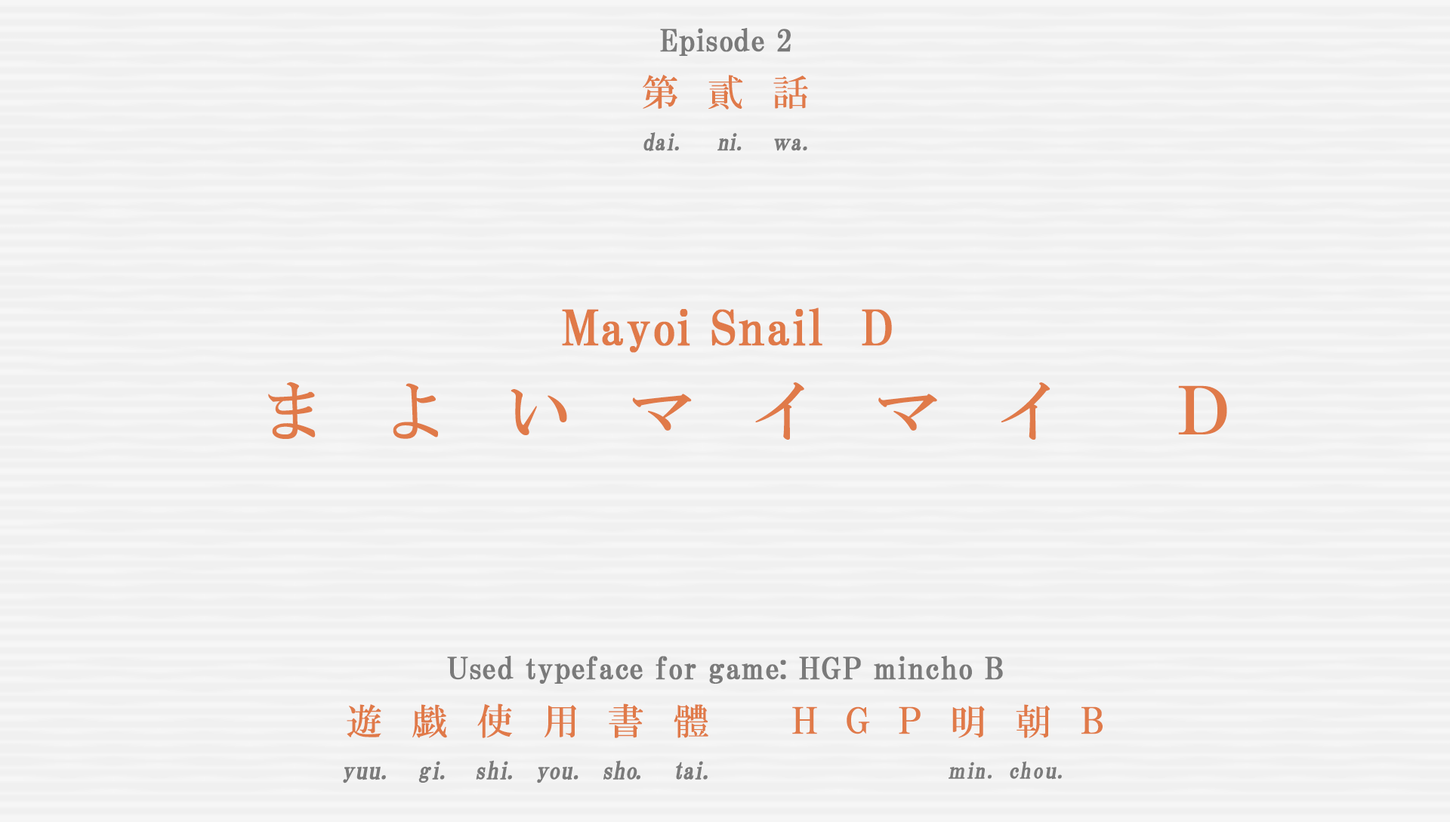
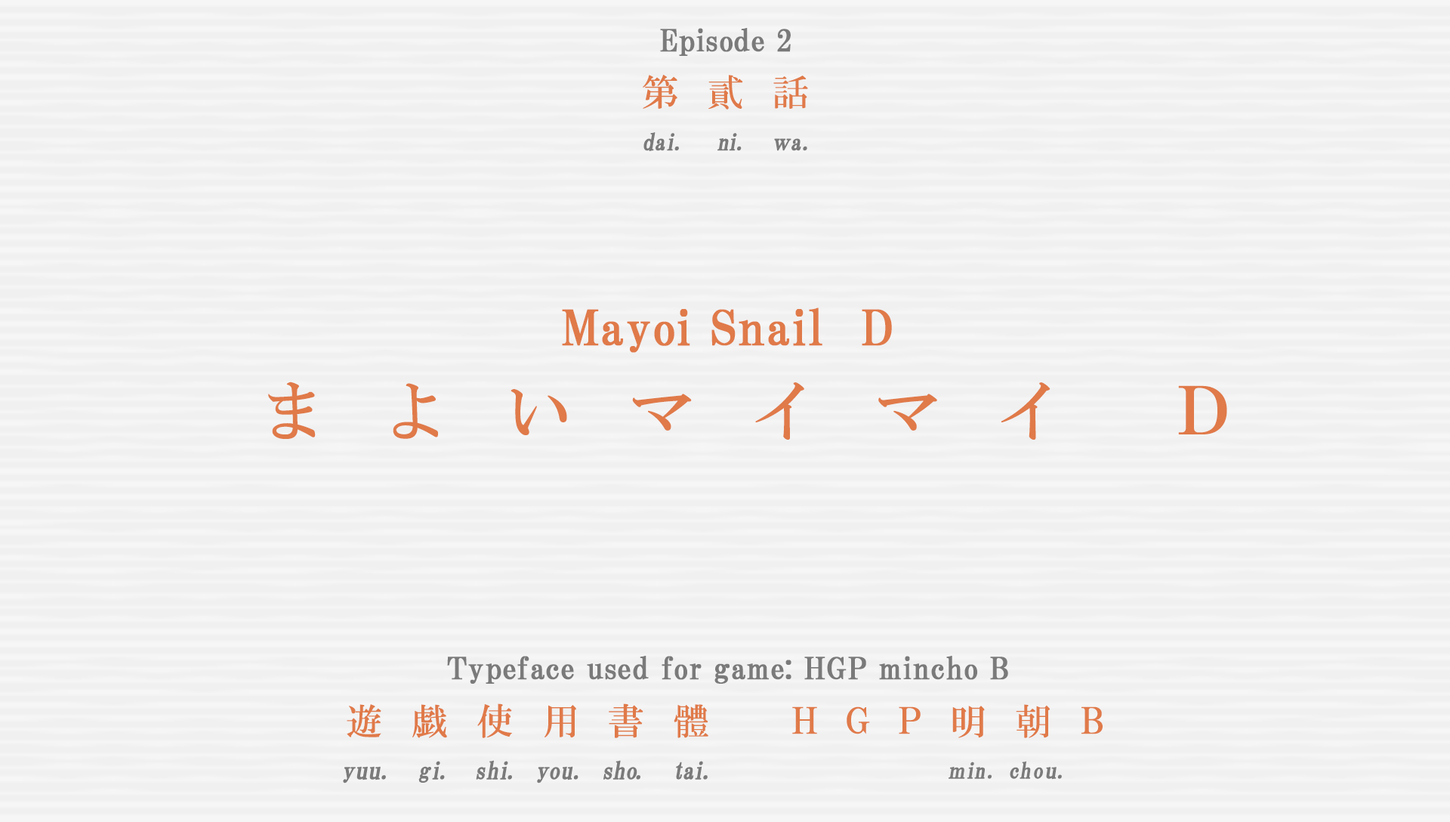
The second 1450 × 822 image is a revision of the first. Changes to its layers:
renamed "Used typeface for game: HGP mincho B" to "Typeface used for game: HGP mincho B", painted on it over [447, 655, 1009, 684]
